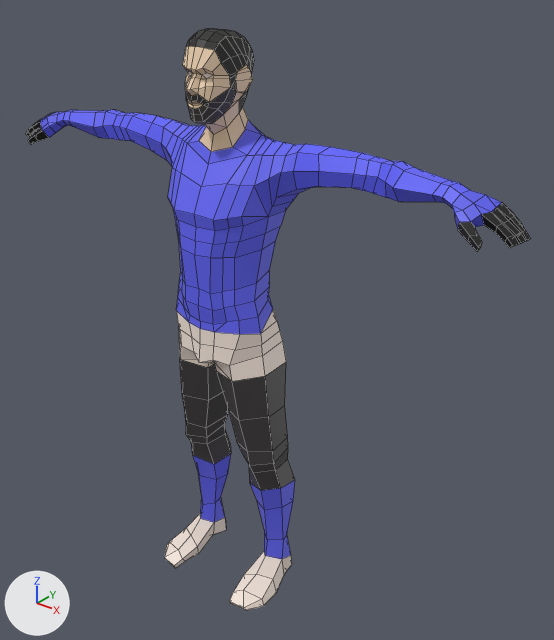
The FBX model Assets/Models/Guy/guy.fbx: old version first, new version second.
Both versions are drawn from a 50 mm lens placed at (1.633, -1.754, 2.242), pointed at (0.123, 0.134, 1.072). Arrows for +X, +Y and +Z are at lower left; the lights stay in place. Mesh edges are drawn as thin lines. Where no turn or scale is listed for an object, it has been applied to the vertices.

In view in the first picture: 'Male'.
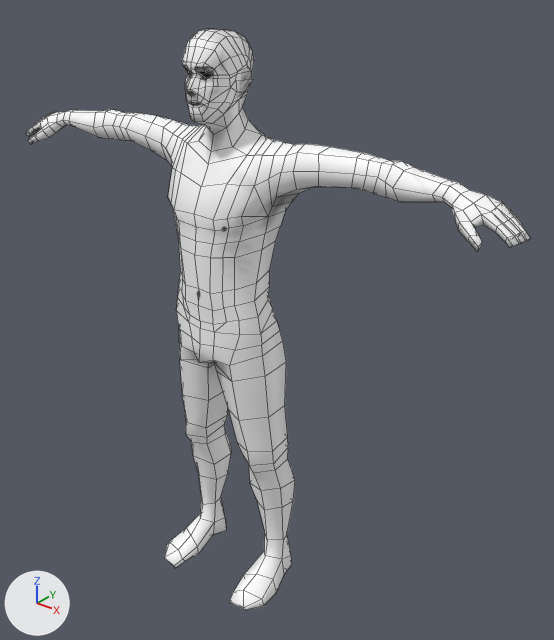
Where the newer file only moved an object's origin or applied its transform, the numbers keep the older frame.

Boxes (x1, y1, x2, y2) around the edits, measured in the pictures (554 x 640 px):
'Male', surface changed, reshaped: (26, 29, 530, 610) in both
part 1 of me_mesh, built on: before (183, 46, 231, 102); after (182, 46, 231, 102)
part 2 of me_mesh, surface changed: (26, 29, 530, 610) in both

The change, as a list of edits to the scene's bpy script:
```text
Add img_skin_texture_png:
    img_skin_texture_png = load_image('Skin texture.png', 'Skin texture.png', 1024, 1024, 'sRGB')
Change mat_material:
    mat_material.texture: img_pixel_png -> img_skin_texture_png  # with its transparency
Change me_mesh:
    used by ob_male; location = (0.0, 0.0, 0.0)
    remove me_mesh.from_pydata(...)  # 877 vertices, 902 faces; spans x -1.0..1.0, y -0.18..0.18, z 0.0..2.03
    add me_mesh.from_pydata(...)  # 890 vertices, 914 faces; spans x -1.0..1.0, y -0.18..0.18, z 0.0..2.03
    me_mesh part 1
    14 faces are deleted
    13 vertices are added at x -0.06..0.06, y -0.11..-0.06, z 1.88..1.95
    26 new faces join them
    me_mesh part 2: 888 kept faces spanning x -1.0..1.0, y -0.18..0.18, z 0.0..2.03 get new texture (UV) coordinates
    me_mesh part 3: the surface is now shaded smooth
```
